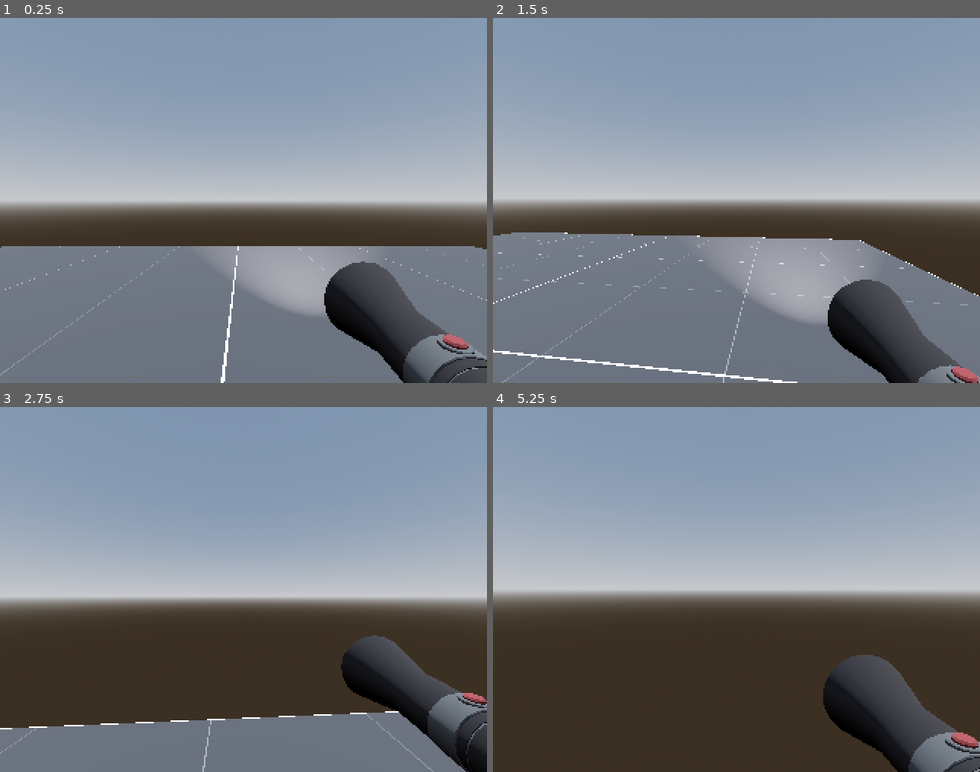
Above: before the commit, frames 1-4 (two rows, left to right).
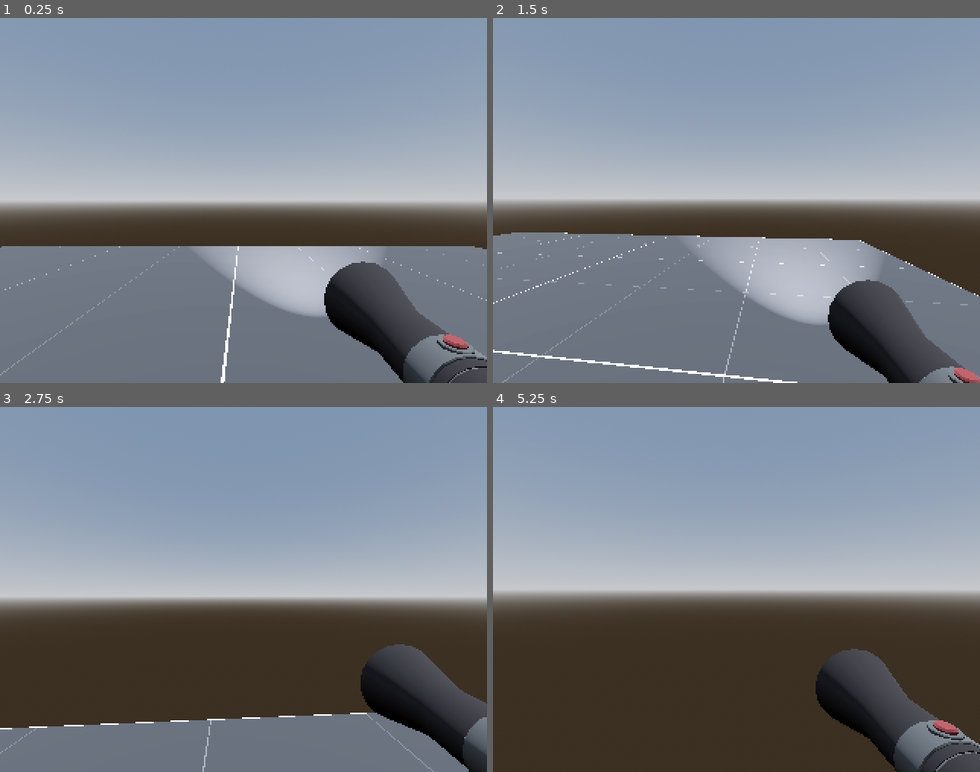
Above: after the commit, the same moments.

Repository: decibone/Project-Horror
Game: Godot game, scene res://Scenes/level_prototype.tscn
The game is run twice, just before and just after one commit, with the same random seed, the same clock (stepped at 60 frames per second) and the same inputs. The project has no main scene, so this scene is started directly.
Inputs (mouse positions are in pixels of both pictures, inside the frame that each line leads up to):
- Up to frame 1 (0.25 s): no input
- Up to frame 2 (1.5 s): tap Enter at 0.5 s; move the mouse to (843, 182) at 0.52 s; hold D (right) 0.53-1.28 s; hold Shift (sprint) 0.53-1.28 s; move the mouse to (712, 200) at 1.27 s; hold W (forward) from 1.28 s (still down); tap Shift (sprint) at 1.35 s
- Up to frame 3 (2.75 s): keep holding W (forward); move the mouse to (253, 582) at 2.02 s; hold Shift (sprint) from 2.03 s (still down)
- Up to frame 4 (5.25 s): keep holding W (forward); move the mouse to (731, 596) at 2.77 s; release Shift (sprint) at 2.78 s; tap Shift (sprint) at 2.85, 4.35 s; move the mouse to (775, 593) at 3.52 s; hold Shift (sprint) 3.53-4.28 s; move the mouse to (697, 585) at 4.27 s; tap Space at 5 s; move the mouse to (741, 589) at 5.02 s; hold Shift (sprint) from 5.03 s (still down)

The runs differ from the first frame. In frame 1, 2.9% of the frame differs, in the area x 46-73%, y 62-81%; in frame 2, 3.8%, in the area x 48-100%, y 60-100%; in frame 3, 2.9%; in frame 4, 2.3%.

Commit message:
fix flashlight clipping

Diff:
--- a/Scenes/flashlight.tscn
+++ b/Scenes/flashlight.tscn
@@ -4,3 +4,18 @@
 
 [node name="Sketchfab_Scene" instance=ExtResource("1_q7hqy")]
 transform = Transform3D(0.0707107, -0.0707107, 0, 0.0707107, 0.0707107, 0, 0, 0, 0.1, 0, 0, 0)
+
+[node name="Object_2" parent="Sketchfab_model/Flashlight_obj_cleaner_materialmerger_gles" index="0"]
+layers = 2
+
+[node name="Object_3" parent="Sketchfab_model/Flashlight_obj_cleaner_materialmerger_gles" index="1"]
+layers = 2
+
+[node name="Object_4" parent="Sketchfab_model/Flashlight_obj_cleaner_materialmerger_gles" index="2"]
+layers = 2
+
+[node name="Object_5" parent="Sketchfab_model/Flashlight_obj_cleaner_materialmerger_gles" index="3"]
+layers = 2
+
+[node name="Object_6" parent="Sketchfab_model/Flashlight_obj_cleaner_materialmerger_gles" index="4"]
+layers = 2
--- a/Scenes/player_controller.tscn
+++ b/Scenes/player_controller.tscn
@@ -27,7 +27,7 @@
 [node name="Subviewport_Camera" type="Camera3D" parent="SubViewportContainer/SubViewport"]
 unique_name_in_owner = true
 transform = Transform3D(1, 0, 0, 0, 1, 0, 0, 0, 1, 0, 0.35, -0.3)
-cull_mask = 524288
+cull_mask = 2
 
 [node name="CollisionShape3D" type="CollisionShape3D" parent="."]
 transform = Transform3D(1, 0, 0, 0, 1, 0, 0, 0, 1, 0.0101613, -0.26194, -0.129395)
@@ -40,7 +40,7 @@
 
 [node name="Camera" type="Camera3D" parent="Neck/HeadXRotation"]
 transform = Transform3D(1, 0, 0, 0, 1, 0, 0, 0, 1, 0, 0.35, -0.3)
-cull_mask = 524287
+cull_mask = 1048573
 
 [node name="Flashlight" type="Node3D" parent="."]
 transform = Transform3D(1, 0, 0, 0, 1, 0, 0, 0, 1, 0, 0.217814, 0)
@@ -48,15 +48,15 @@
 [node name="Sketchfab_Scene" parent="Flashlight" instance=ExtResource("2_dkdde")]
 transform = Transform3D(-3.09086e-09, 3.09086e-09, 0.1, 0.0707107, 0.0707107, 0, -0.0707107, 0.0707107, -4.37114e-09, 0.561687, -0.943004, -1.0681)
 
-[node name="SpotLight3D" type="SpotLight3D" parent="Flashlight/Sketchfab_Scene"]
+[node name="Spotlight3D" type="SpotLight3D" parent="Flashlight/Sketchfab_Scene"]
 transform = Transform3D(-0.532638, 7.07107, -7.05098, 0.532638, 7.07107, 7.05098, 9.97159, 0, -0.753264, 3.1452, 4.0676, 0.48844)
 light_color = Color(0.97312, 0.961806, 0.994394, 1)
 light_energy = 5.0
 light_volumetric_fog_energy = 16.0
 light_size = 0.5
 light_specular = 1.0
-light_cull_mask = 4294443009
-distance_fade_enabled = true
+light_cull_mask = 4293918723
+shadow_enabled = true
 spot_range = 20.0
 spot_angle = 28.8965
 
--- a/Scripts/player.gd
+++ b/Scripts/player.gd
@@ -20,9 +20,11 @@
 ##ONREADY VARIABLES
 @onready var neck = $Neck
 @onready var camera = $Neck/HeadXRotation/Camera
+@onready var subviewport_camera = %Subviewport_Camera
 @onready var head_x_rotation = $Neck/HeadXRotation
 @onready var flashlight = $Flashlight
 @onready var flashlight2 = $Flashlight/Sketchfab_Scene
+@onready var spotlight_3d = $Flashlight/Sketchfab_Scene/Spotlight3D
 
 ## CAMERA MOVEMENT
 func _input(event):
@@ -42,11 +44,12 @@
 func _process(delta):
 	make_flashlight_follow(delta)
 
+	subviewport_camera.global_transform = camera.global_transform
+
 ##HANDLE SMOOTH FLASHLIGHT FOLLOWING
 func make_flashlight_follow(delta):
 	flashlight.rotation.y = lerp(flashlight.rotation.y, neck.rotation.y, delta * FLASH_FOLLOW_SPEED)
 	flashlight.rotation.x = lerp(flashlight.rotation.x, camera.rotation.x, delta * FLASH_FOLLOW_SPEED)
-
 ## HANDLE MOVEMENT
 func _physics_process(delta):
 	# Add the gravity.
